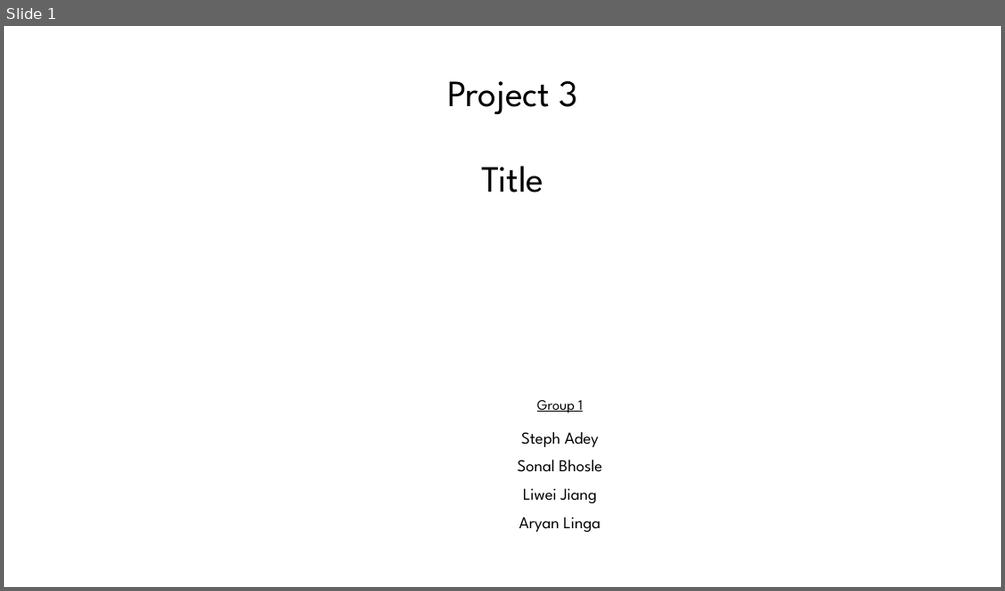
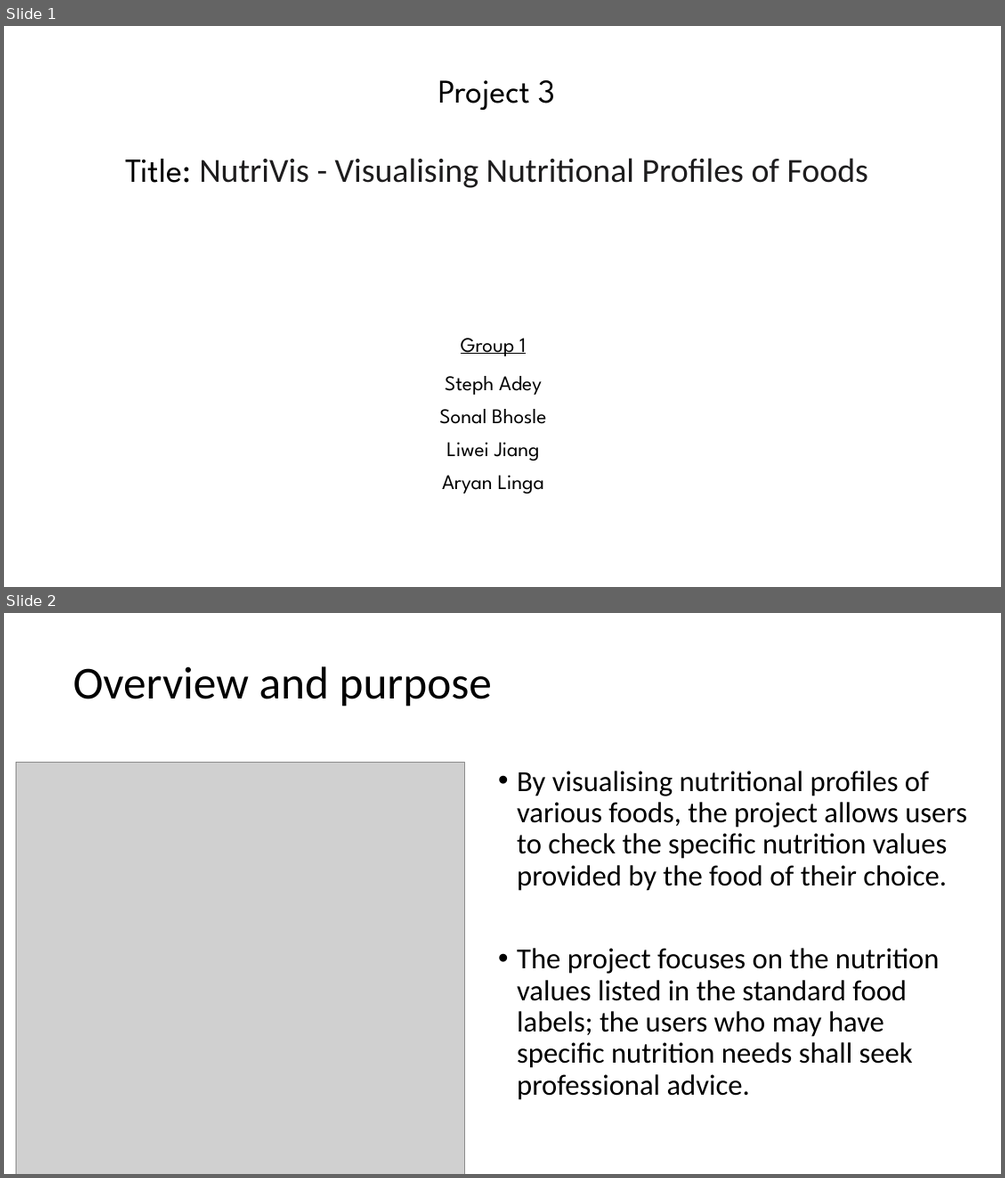
Before and after one commit to SonalBhosle23/Project-3-Group-1, a slide deck: Presentation_Project3_Group1.pptx. Shown one above the other, each under a label of ours: slide 1 before the commit, slides 1 and 2 after it. The pictures are 1005x591 and 1005x1178 pixels, drawn with LibreOffice and Linux fonts; fonts in the diff are those of the drawing; grey boxes stand for pictures. Boxes give left, top, right and bottom in pixels: in the first picture for what was removed or moved away, otherwise in the second. Text is boxed around its words. In the diff, an @@ line names an element or a change of style, - is before the commit and + after.

```diff
--- a/Presentation_Project3_Group1.pptx
+++ b/Presentation_Project3_Group1.pptx
@@ slide 2 added at <box>4,613,1001,1174</box>, background #FFFFFF @@
@@ title added at <box>73,666,492,706</box>, 44 pt, text #000000 @@
+Overview and purpose
@@ picture added at <box>16,763,465,1174</box> @@
@@ text added at <box>517,771,967,1100</box>, 28 pt, text #000000 @@
+• By visualising nutritional profiles of various foods, the project allows users to check the specific nutrition values provided by the food of their choice.
+• The project focuses on the nutrition values listed in the standard food labels; the users who may have specific nutrition needs shall seek professional advice.
@@ slide 1 changed as well @@
@@ subtitle "Project 3": place and size @@
-subtitle "Project 3" at <box>447,81,578,192</box>
+subtitle "Project 3" at <box>125,80,868,188</box>
@@ subtitle at <box>438,80,555,110</box>: size 35.6 to 31.9 pt in "Project 3" @@
@@ subtitle at <box>125,158,868,188</box>: text changed; size 35.6 to 32.5 pt; font League Spartan to Calibri; text colour #000000 to #1D1C1D @@
-Title
+Title: NutriVis - Visualising Nutritional Profiles of Foods
@@ text "Group 1": place and size @@
-text "Group 1" at <box>518,400,602,532</box>
+text "Group 1" at <box>439,338,546,493</box>
@@ text "Group 1" at <box>439,338,546,493</box>: size 14 to 20 pt in "Group 1"; size 16 to 20 pt in "Steph Adey", "Sonal Bhosle", "Liwei Jiang", "Aryan Linga" @@
```
Also in this commit, not shown: 5 other slides added, 1 slide removed, 10 other files.
